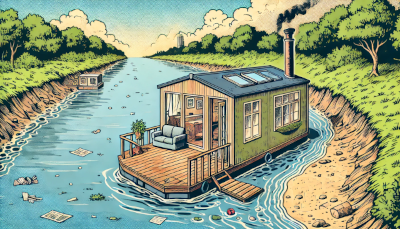
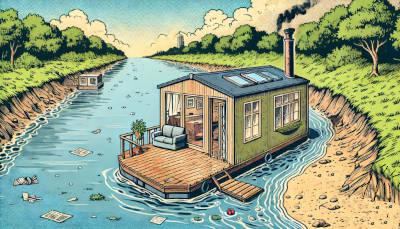
Before/after of a 400 × 229 layered artwork. What changed in the layer stack:
renamed "Sichtbar" to "bg", painted on it over [182, 119, 400, 229]
